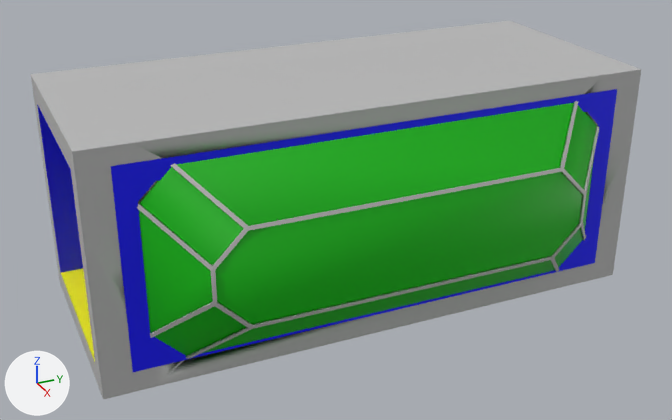
Renders of the FBX model Assets/Models/Hallway Assets/Hallway Window.fbx from each side of a commit.
Camera for both pictures: a 50 mm camera at (0.1556, -0.1396, 0.1006) aimed at (-0.0141, -0.0632, 0.0157). The axes (+X, +Y, +Z) are drawn at lower left. The lights are the same throughout. Where no turn or scale is listed for an object, it has been applied to the vertices. Vertices at the same position are counted once.

In view in the first picture: 'hallway_Window'.
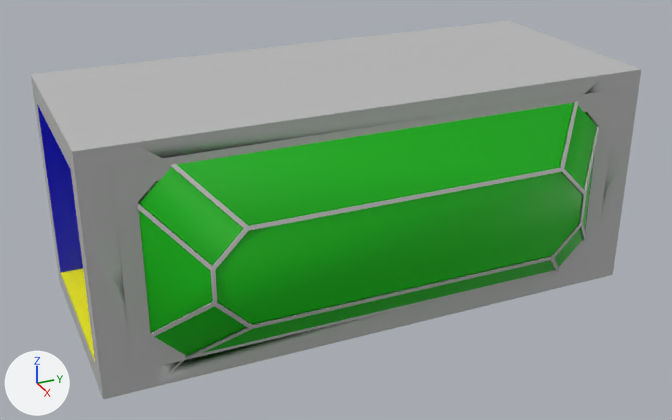
Changed parts and their boxes [x1, y1, x2, y2] in the pictures (672 x 420 px):
part 1 of me_mesh, recoloured (blue to grey)
    both: [111, 89, 617, 372]

The change, as a list of edits to the scene's bpy script:
```text
Add mat_ndwall:
    mat_ndwall = principled_material('ndWall')
    mat_ndwall.base_color = (0.5, 0.0, 0.404)  # pink #bc00aa
Change me_mesh:
    where me_mesh.from_pydata(...)  # 171 vertices, 175 faces; spans x -0.045..0.0155, y -0.12..0.0, z -0.005..0.045
    used by ob_hallway_window; location = (0.0, 0.0, 0.0)
    me_mesh part 1: all 8 faces centred in x 0.0051, y -0.1119..-0.0081, z 0.0016..0.0393 switch from mat_inside_wall (blue #0000ff) to mat_lambert1 (grey #bcbcbc)
    add me_mesh.materials.append(mat_ndwall)  # pink #bc00aa
```
